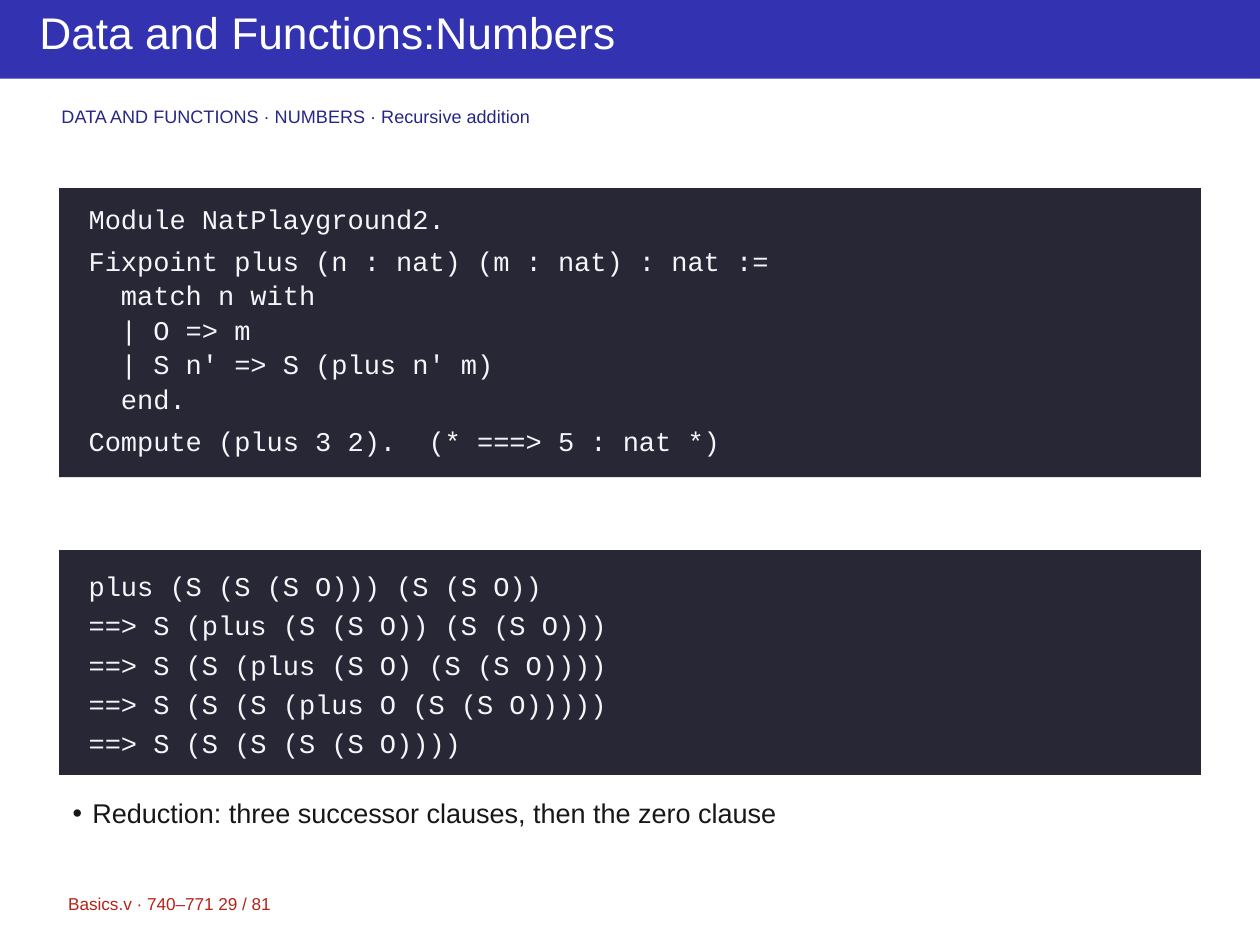
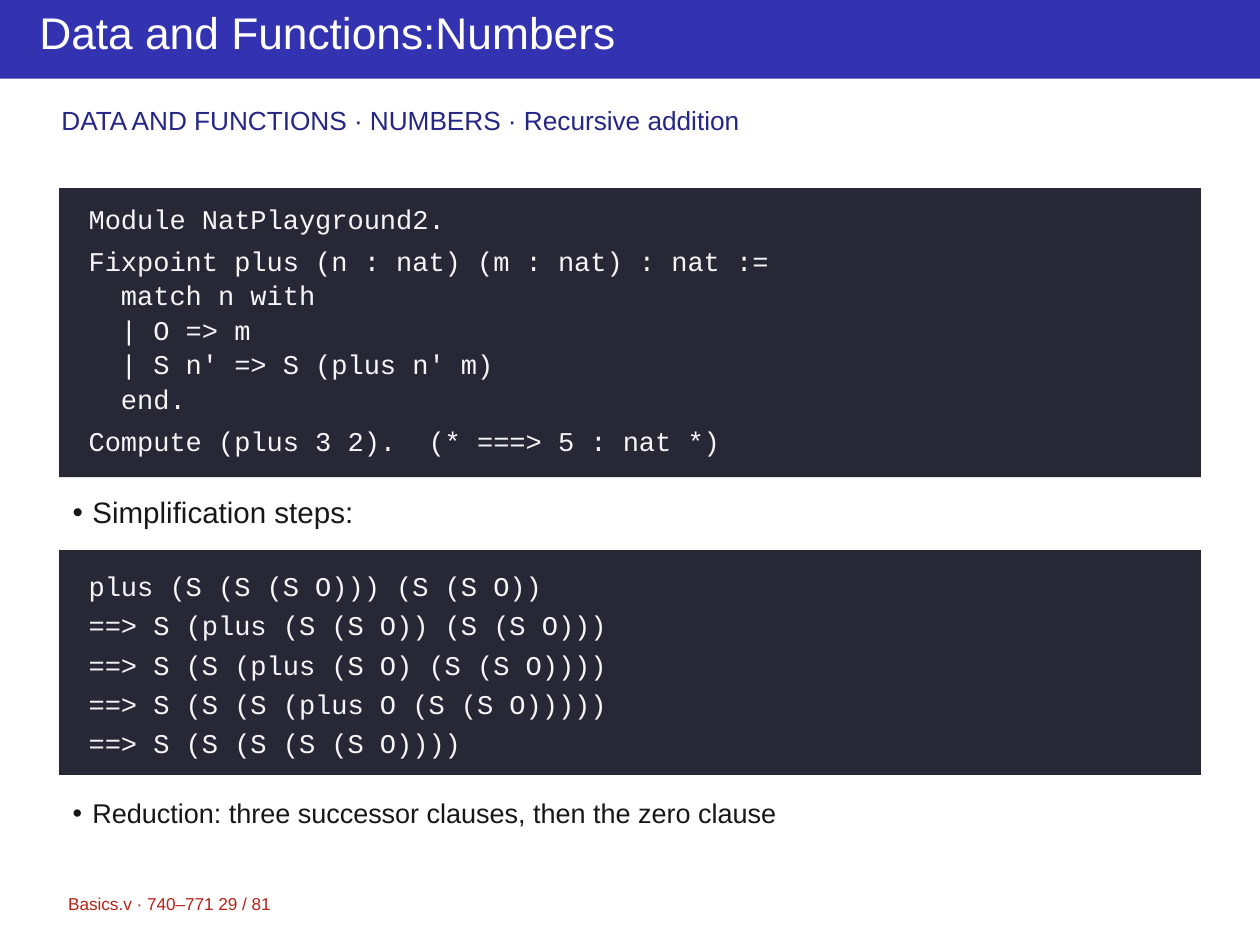
Before and after one commit to yuanruizhang5a/ppt-master, a slide deck: slide 29 of projects/course-rocq/Basics-2.pptx. Drawn at 1260x945 pixels with LibreOffice and Linux fonts; fonts in the diff are those of the drawing. Boxes give left, top, right and bottom in pixels: in the first picture for what was removed or moved away, otherwise in the second. Text is boxed around its words. In the diff, an @@ line names an element or a change of style, - is before the commit and + after.

```diff
--- a/projects/course-rocq/Basics-2.pptx
+++ b/projects/course-rocq/Basics-2.pptx
@@ text "DATA AND FUNCTIONS · NUMBERS ..." at [61, 111, 740, 131]: size 11 to 16 pt; line spacing 12.1pt to 17.6pt @@
@@ text added at [92, 501, 353, 529], 18 pt, text #171717 @@
+• Simplification steps:
```
Also in this commit, not shown: 80 other slides changed, 7 other files.
